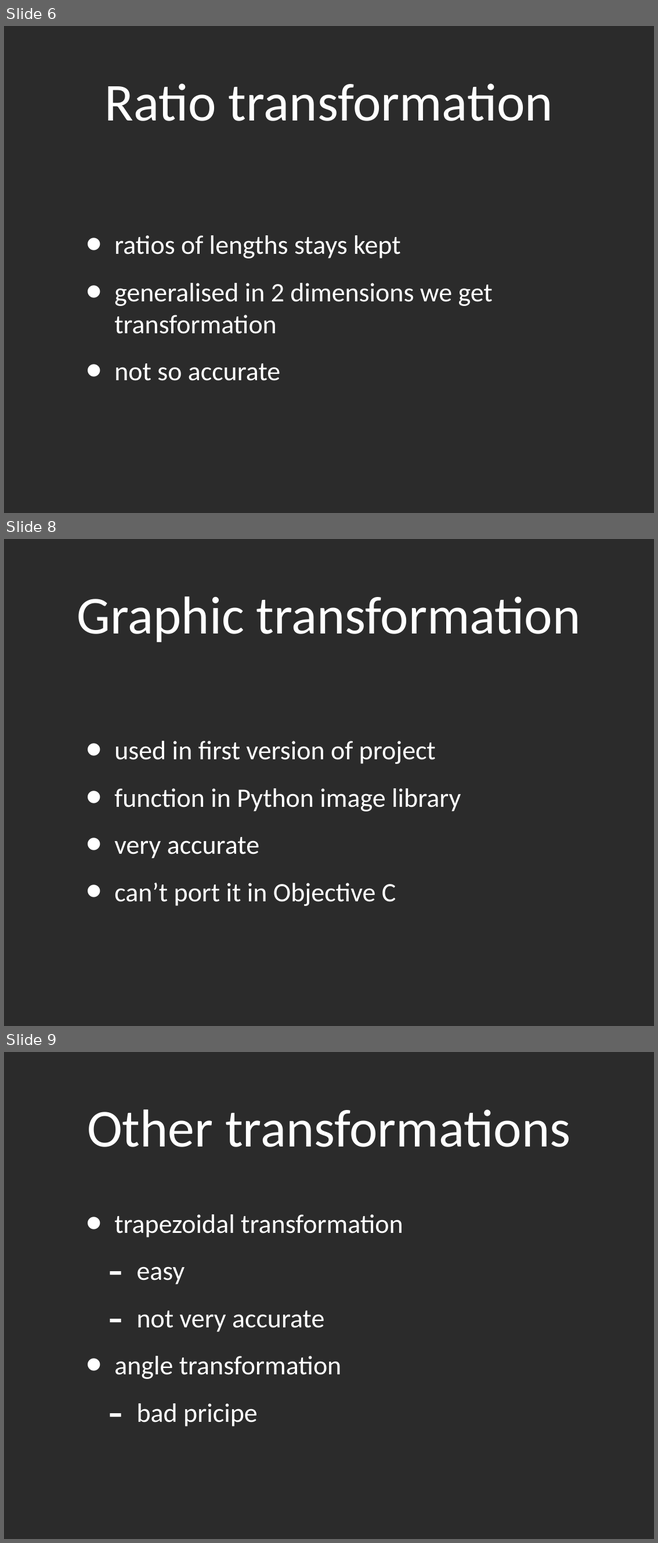
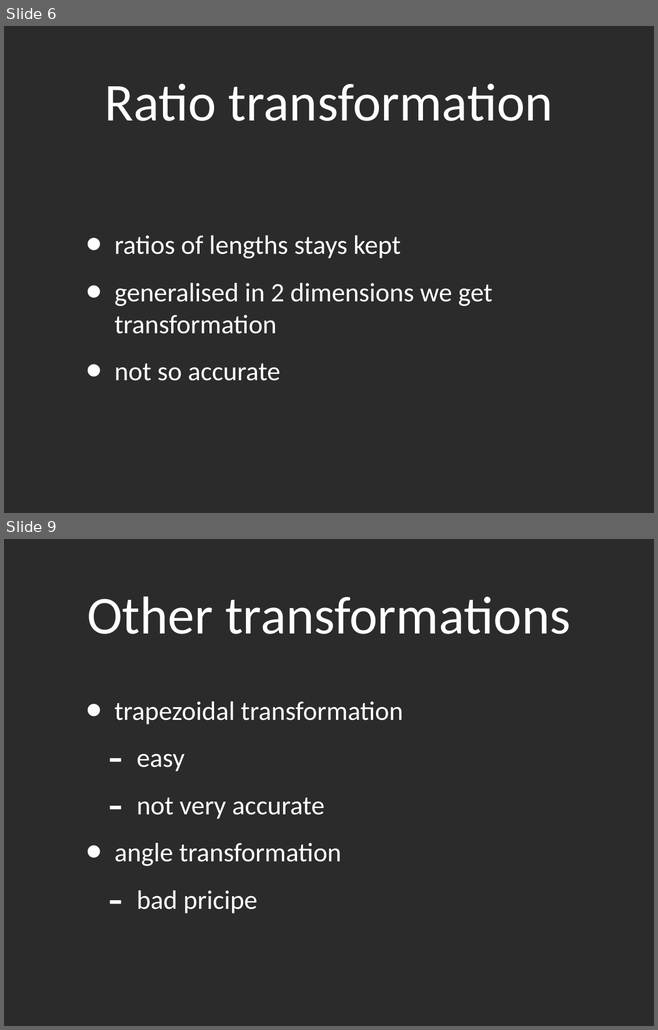
Before and after one commit to xtompok/zpracovaniobrazu, a slide deck: doc/Presentation.ppt. Shown one above the other, each under a label of ours: slides 6, 8 and 9 before the commit, slides 6 and 9 after it; the slides between them are not shown. The pictures are 658x1543 and 658x1030 pixels, drawn with LibreOffice and Linux fonts; fonts in the diff are those of the drawing; background and template pictures are left out; a plain dark background stands for a picture behind light text. Boxes give left, top, right and bottom in pixels: in the first picture for what was removed or moved away, otherwise in the second. Text is boxed around its words. In the diff, an @@ line names an element or a change of style, - is before the commit and + after.

```diff
--- a/doc/Presentation.ppt
+++ b/doc/Presentation.ppt
@@ slide 8 removed at (4,539,654,1026), background picture (left out) @@
@@ title removed at (77,596,581,642) @@
-Graphic transformation
@@ text removed at (114,741,460,906) @@
-• used in first version of project
-• function in Python image library
-• very accurate
-• can’t port it in Objective C
```
Also in this commit, not shown: 2 slides changed, 4 slides added, 39 other files.
